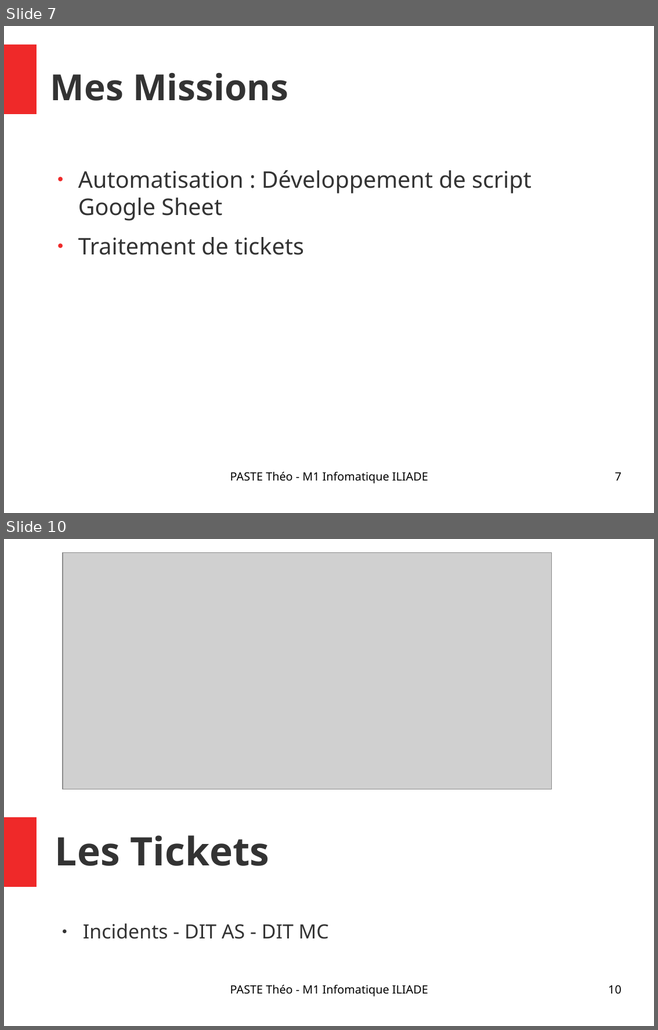
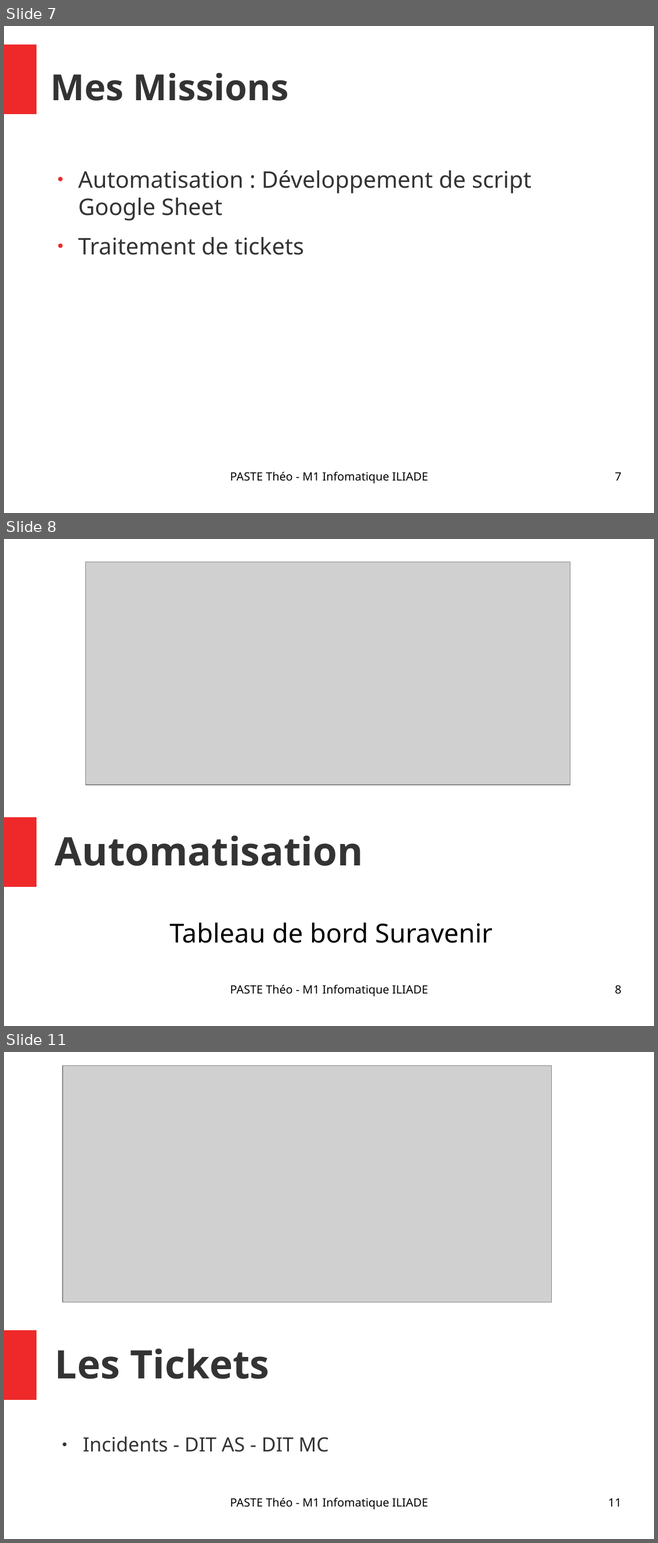
Before and after one commit to Narrateur/Rapport_de_Stage_M1, a slide deck: .gitbook/assets/Presentation_PASTE_Theo.odp. Shown one above the other, each under a label of ours: slides 7 and 10 before the commit, slides 7, 8 and 11 after it; the slides between them are not shown. The pictures are 658x1030 and 658x1543 pixels, drawn with LibreOffice and Linux fonts; fonts in the diff are those of the drawing; grey boxes stand for pictures. Boxes give left, top, right and bottom in pixels: in the first picture for what was removed or moved away, otherwise in the second. Text is boxed around its words. In the diff, an @@ line names an element or a change of style, - is before the commit and + after.

```diff
--- a/.gitbook/assets/Presentation_PASTE_Theo.odp
+++ b/.gitbook/assets/Presentation_PASTE_Theo.odp
@@ slide 8 added at (4,539,654,1026), background #FFFFFF; not listed: 1 template element that a slide beside it also shows @@
@@ picture added at (85,562,570,785) @@
@@ title added at (55,835,363,866), 48 pt, text #333333, bold @@
+Automatisation
@@ subtitle added at (169,922,492,943), 32 pt, text #000000 @@
+Tableau de bord Suravenir
@@ text added at (230,985,428,997), 14 pt, text #000000 @@
+PASTE Théo - M1 Infomatique ILIADE
@@ page number added at (615,985,621,994), 14 pt, text #000000 @@
+8
@@ what was slide 10 is now slide 11 @@
@@ page number at (608,1499,621,1507): text changed @@
-10
+11
```
Also in this commit, not shown: 2 slides changed.
